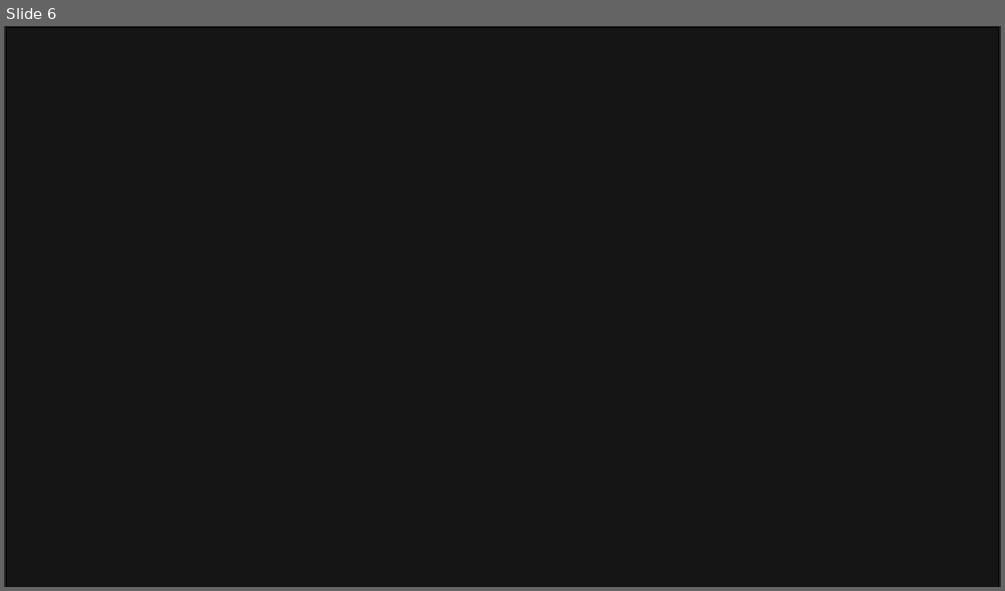
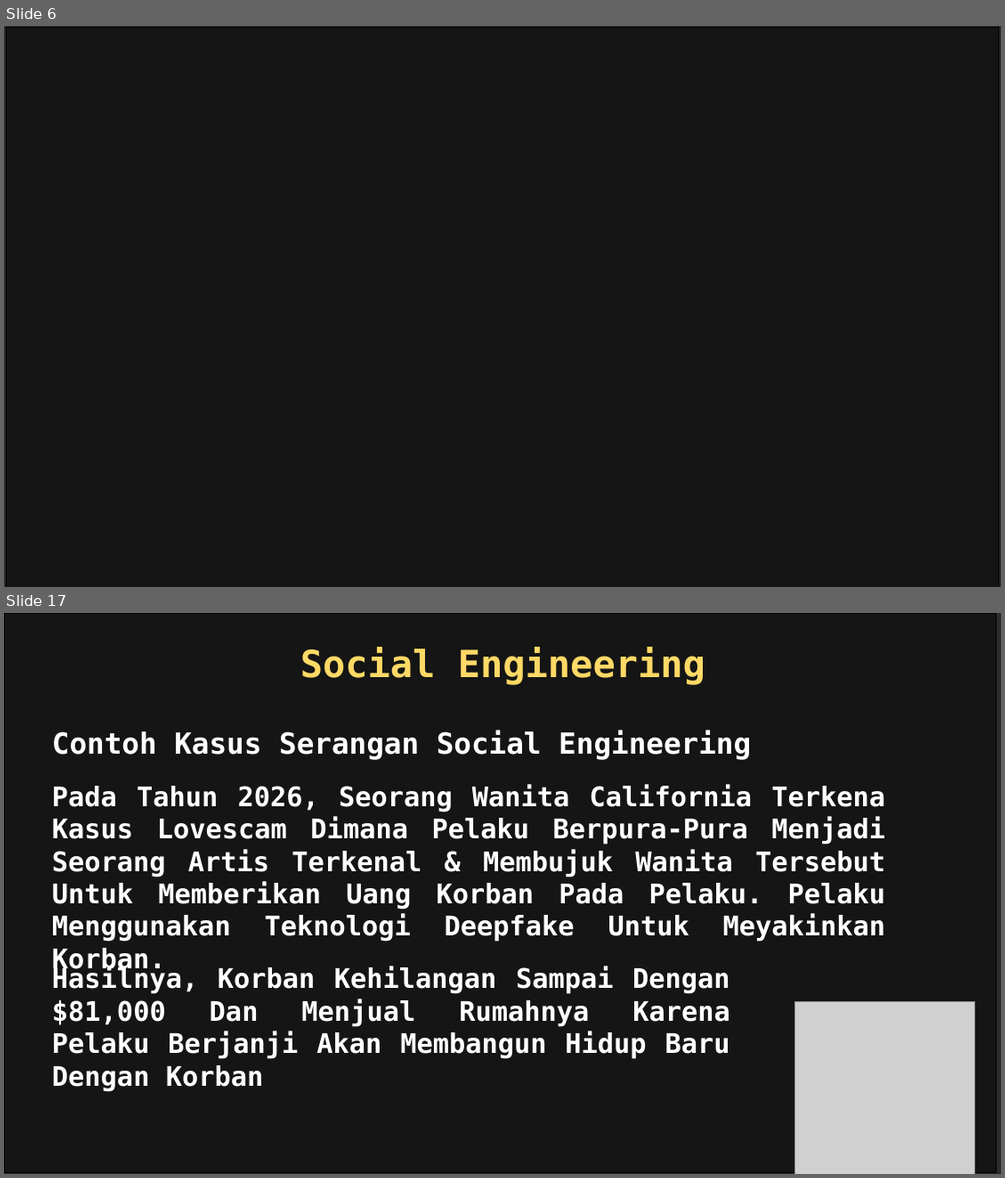
Before and after one commit to Fhreiz77/Watson-Scroll-Fesnuk-, a slide deck: John/PPT_Tugas_Serangan.pptx. Shown one above the other, each under a label of ours: slide 6 before the commit, slides 6 and 17 after it; the slides between them are not shown. The pictures are 1005x591 and 1005x1178 pixels, drawn with LibreOffice and Linux fonts; fonts in the diff are those of the drawing; grey boxes stand for pictures; background and template pictures are left out; a plain dark background stands for a picture behind light text. Boxes give left, top, right and bottom in pixels: in the first picture for what was removed or moved away, otherwise in the second. Text is boxed around its words. In the diff, an @@ line names an element or a change of style, - is before the commit and + after.

```diff
--- a/John/PPT_Tugas_Serangan.pptx
+++ b/John/PPT_Tugas_Serangan.pptx
@@ slide 17 added at <box>4,613,1001,1174</box>, background picture (left out) @@
@@ rectangle added at <box>4,613,995,1173</box>, fill #000000 at 50% opacity, outline #000000 1 pt @@
@@ text added at <box>300,647,705,685</box>, 36 pt, text #FFD966, bold @@
+Social Engineering
@@ text added at <box>52,730,751,760</box>, 28 pt, text #FFFFFF, bold @@
+Contoh Kasus Serangan Social Engineering
@@ text added at <box>52,784,886,941</box>, 26 pt, text #FFFFFF, bold @@
+Pada Tahun 2026, Seorang Wanita California Terkena Kasus Lovescam Dimana Pelaku Berpura-Pura Menjadi Seorang Artis Terkenal & Membujuk Wanita Tersebut Untuk Memberikan Uang Korban Pada Pelaku. Pelaku Menggunakan Teknologi Deepfake Untuk Meyakinkan Korban.
@@ text added at <box>52,966,730,1091</box>, 26 pt, text #FFFFFF, bold @@
+Hasilnya, Korban Kehilangan Sampai Dengan $81,000 Dan Menjual Rumahnya Karena Pelaku Berjanji Akan Membangun Hidup Baru Dengan Korban
@@ picture added at <box>795,1001,975,1174</box> @@
```
Also in this commit, not shown: 6 slides changed, 5 other slides added, 5 other files.
